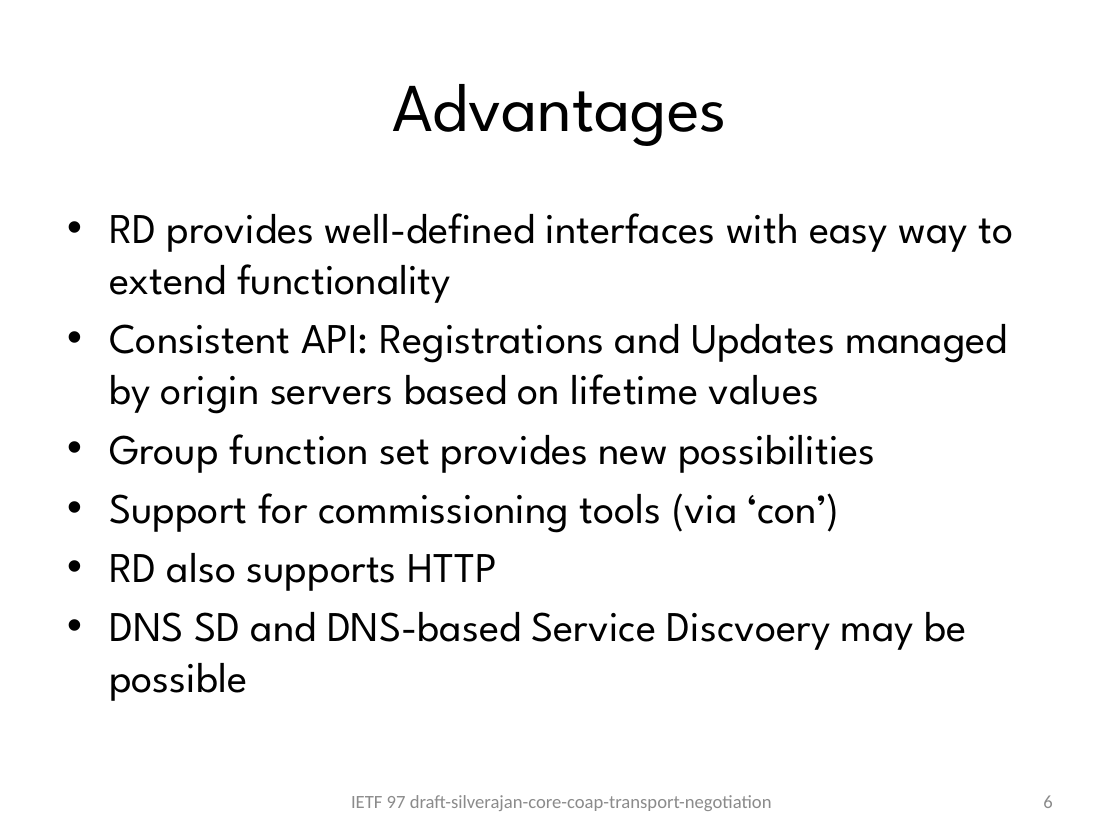
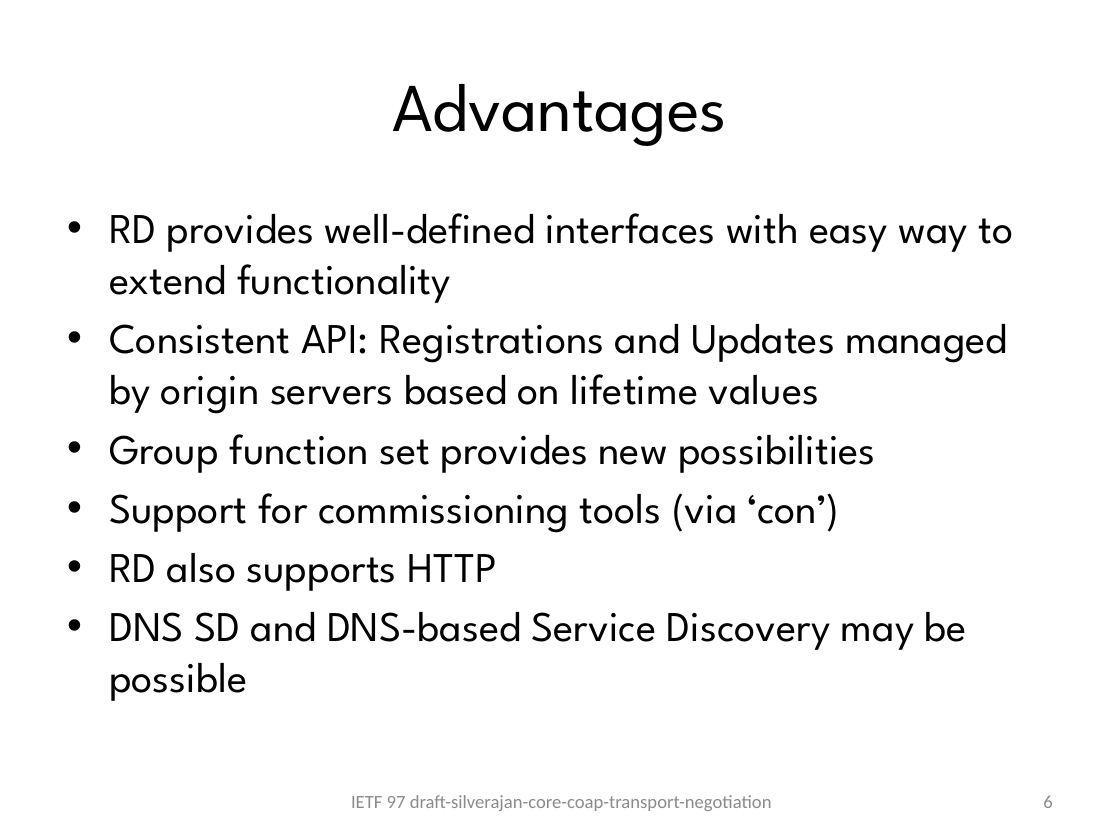
Before and after one commit to mcocak/core-coap-protocol-negotiation, a slide deck: slide 6 of IETF97_slides_protocol-negotiation.pptx. Drawn at 1120x840 pixels with LibreOffice and Linux fonts; fonts in the diff are those of the drawing. Boxes give left, top, right and bottom in pixels: in the first picture for what was removed or moved away, otherwise in the second. Text is boxed around its words. In the diff, an @@ line names an element or a change of style, - is before the commit and + after.

Commit message:
Fixed typo and clarified lifetime parameter

```diff
--- a/IETF97_slides_protocol-negotiation.pptx
+++ b/IETF97_slides_protocol-negotiation.pptx
@@ text at box(109, 612, 967, 701): text changed @@
-• DNS SD and DNS-based Service Discvoery may be possible
+• DNS SD and DNS-based Service Discovery may be possible
```
Also in this commit, not shown: 1 other slide changed.
